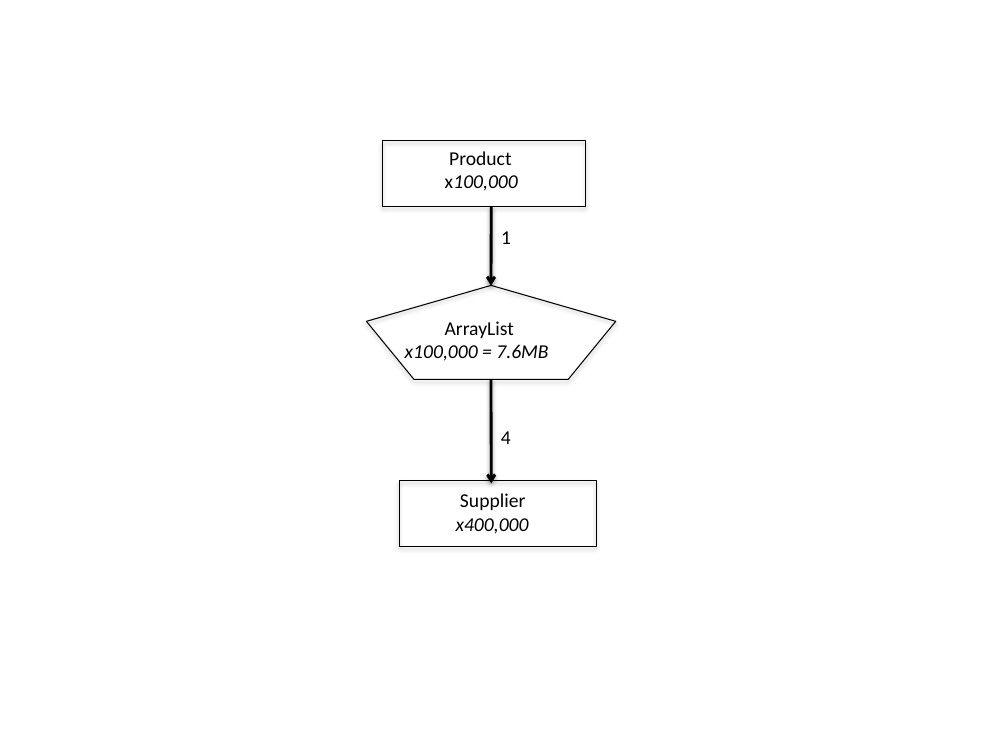
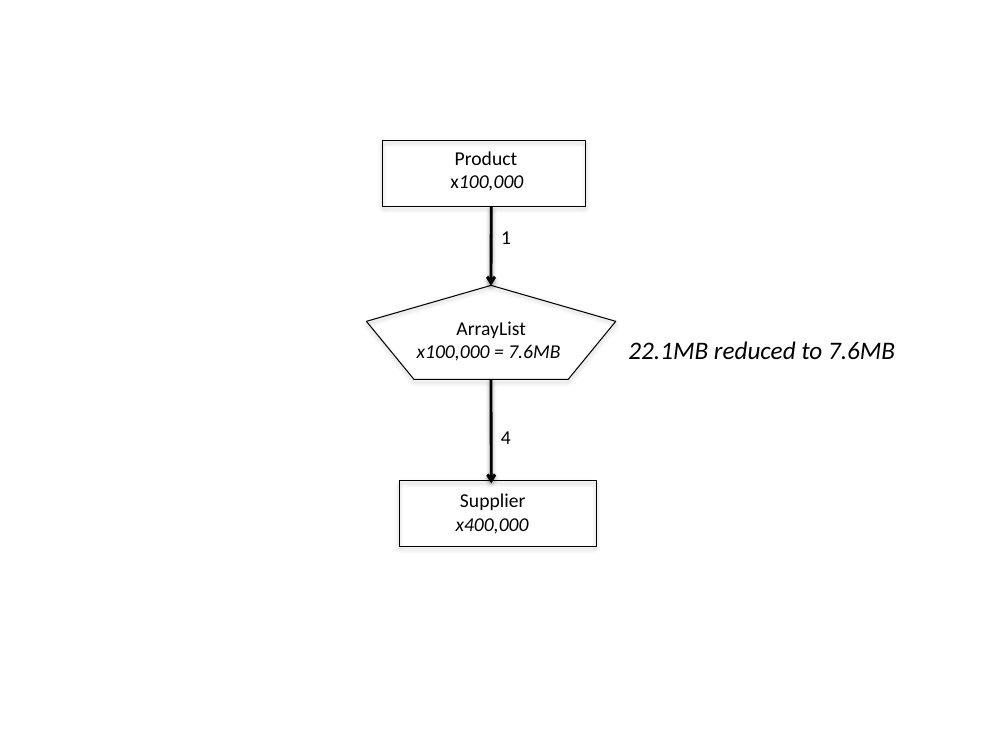
Before and after one commit to TheRuncibleTuner/bloatbook, a slide deck: slide 1 of part1/Figures/collections/product-arraylist.pptx. Drawn at 1008x756 pixels with LibreOffice and Linux fonts; fonts in the diff are those of the drawing. Boxes give left, top, right and bottom in pixels: in the first picture for what was removed or moved away, otherwise in the second. Text is boxed around its words. In the diff, an @@ line names an element or a change of style, - is before the commit and + after.

```diff
--- a/part1/Figures/collections/product-arraylist.pptx
+++ b/part1/Figures/collections/product-arraylist.pptx
@@ text "Product": place and size @@
-text "Product" at bbox=[445, 151, 518, 191]
+text "Product" at bbox=[450, 151, 523, 190]
@@ text "ArrayList": place and size @@
-text "ArrayList" at bbox=[405, 321, 548, 361]
+text "ArrayList" at bbox=[417, 321, 560, 361]
@@ text added at bbox=[628, 341, 895, 359], 18 pt, text #000000, italic @@
+22.1MB reduced to 7.6MB
```
Also in this commit, not shown: 5 other files.
